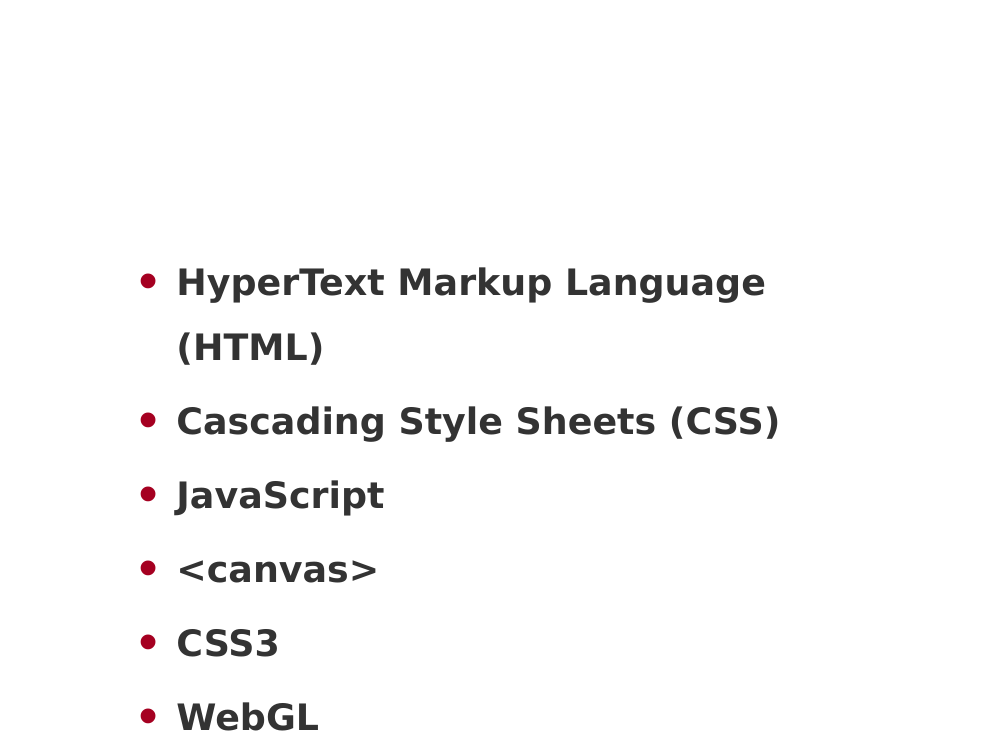
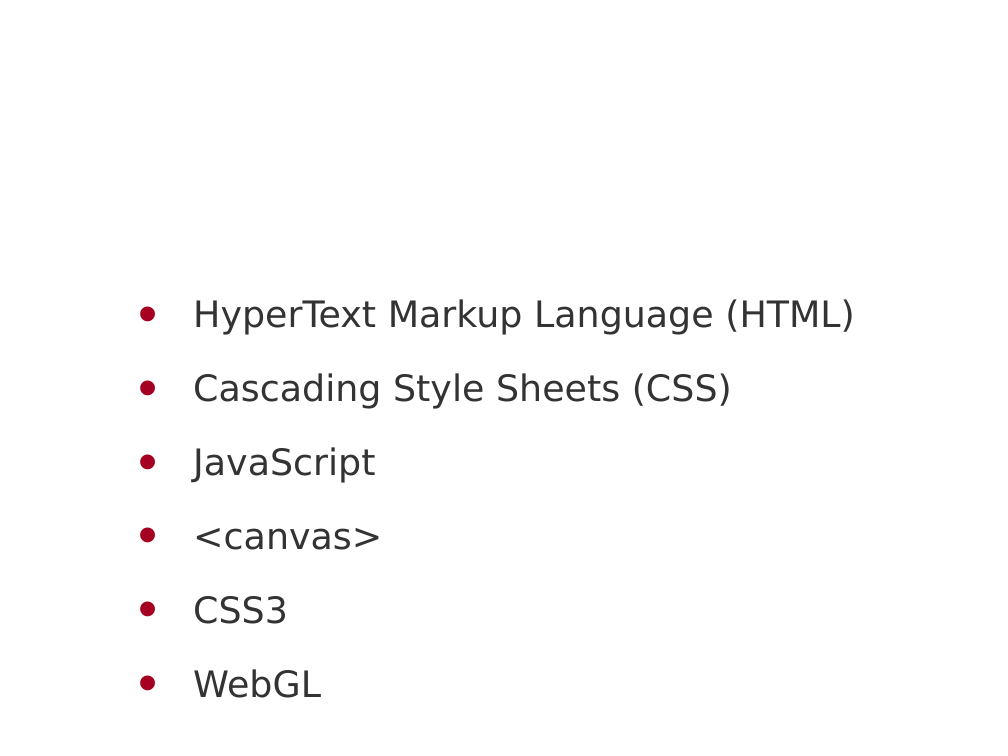
Before and after one commit to madowen/webGL, a slide deck: slide 9 of Docs/presentacion.pptx (slide 8 before the commit). Drawn at 1008x756 pixels with LibreOffice and Linux fonts; fonts in the diff are those of the drawing; background and template pictures are left out. Boxes give left, top, right and bottom in pixels: in the first picture for what was removed or moved away, otherwise in the second. Text is boxed around its words. In the diff, an @@ line names an element or a change of style, - is before the commit and + after.

```diff
--- a/Docs/presentacion.pptx
+++ b/Docs/presentacion.pptx
@@ text "HyperText Markup Language (HTML)" at bbox=[193, 299, 855, 698]: bold off; indent changed @@
```
Also in this commit, not shown: 4 other slides changed, 8 slides added, 2 slides removed.
